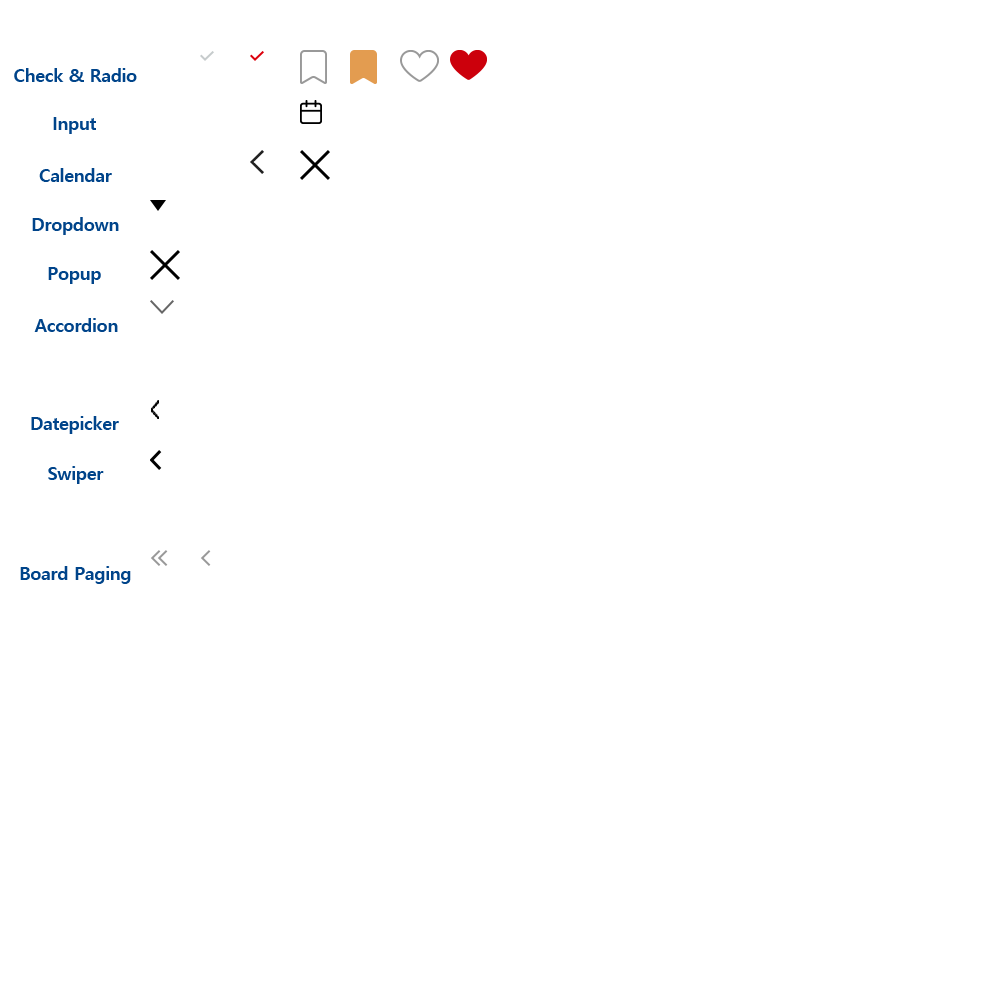
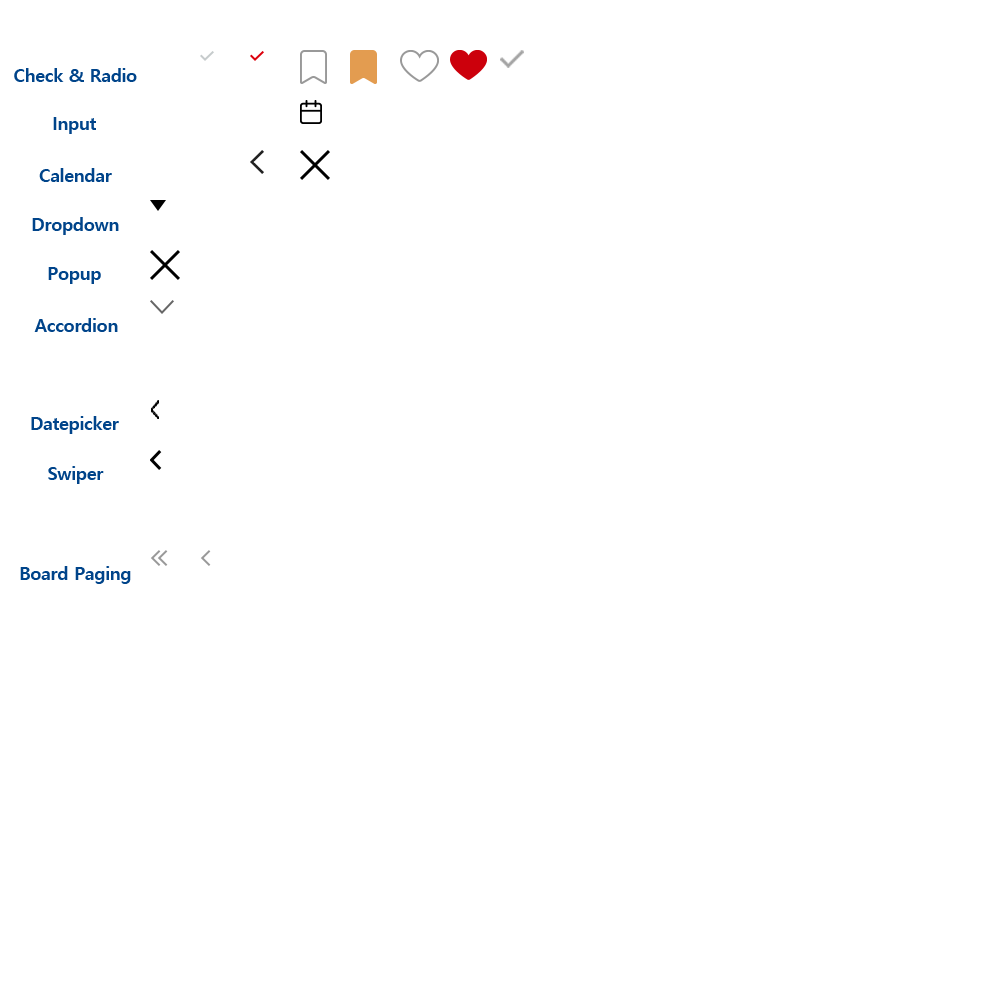
The second 1000×1000 image is a revision of the first. Changes to its layers:
added layer "check_24dp_1F1F1F_FILL0_wght400_GRAD0_opsz24 복사" in group "Check & Radio" over [500,50,524,68]
